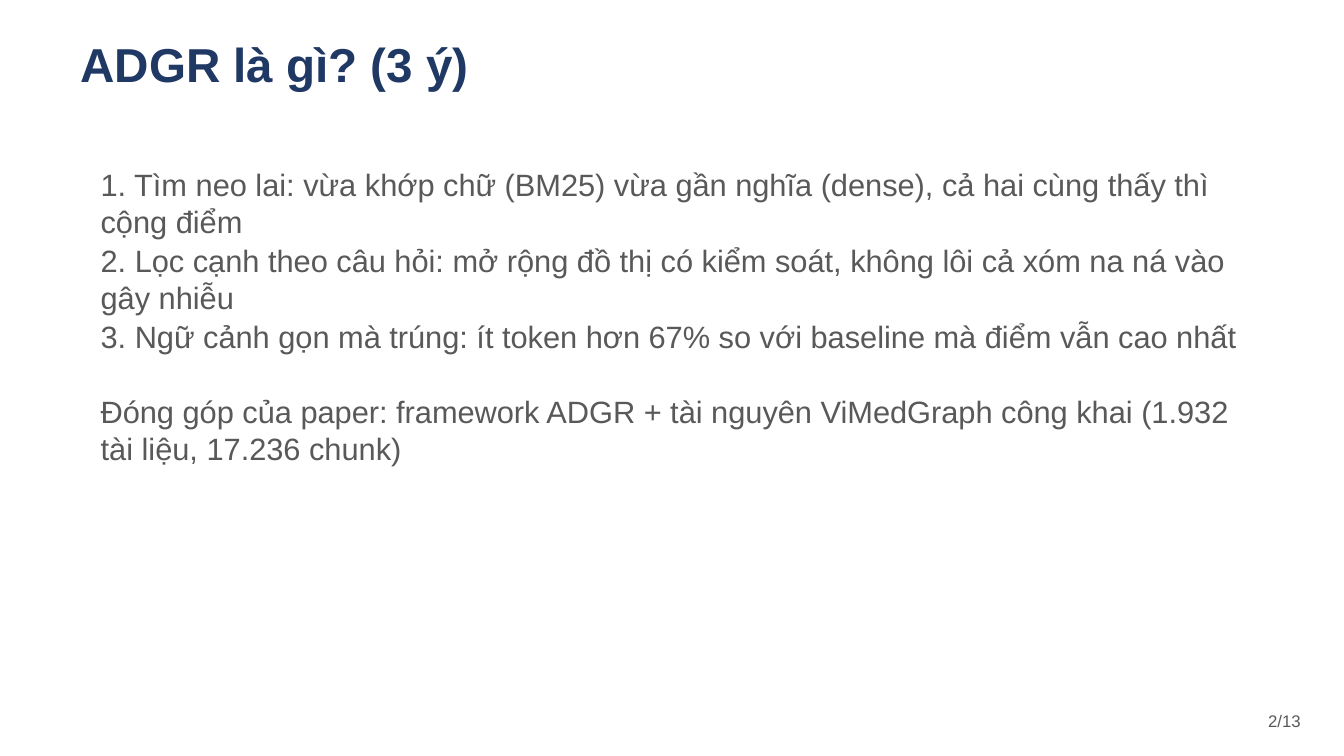
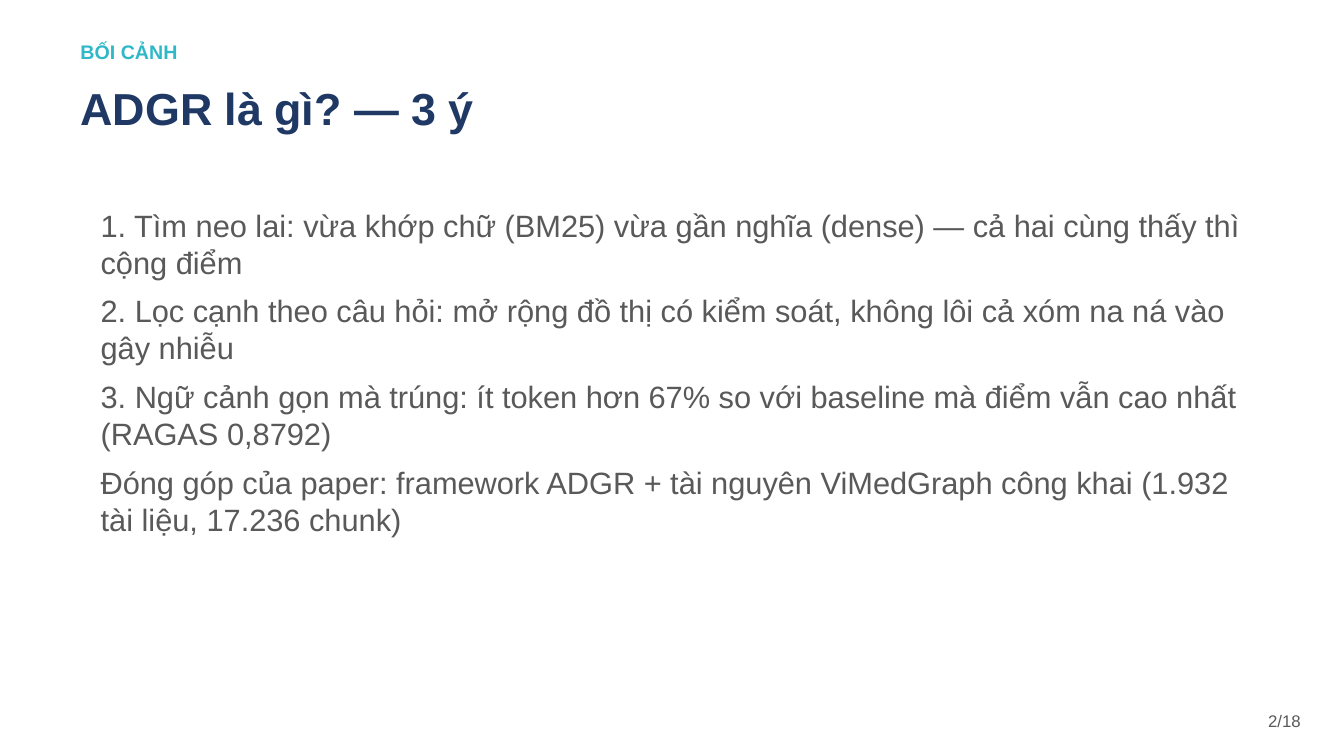
Before and after one commit to ntd25022006q/adgr-reproduction, a slide deck: slide 2 of report/slides_ADGR.pptx. Drawn at 1344x756 pixels with LibreOffice and Linux fonts; fonts in the diff are those of the drawing. Boxes give left, top, right and bottom in pixels: in the first picture for what was removed or moved away, otherwise in the second. Text is boxed around its words. In the diff, an @@ line names an element or a change of style, - is before the commit and + after.

```diff
--- a/report/slides_ADGR.pptx
+++ b/report/slides_ADGR.pptx
@@ text added at bbox=[80, 44, 178, 59], 14 pt, text #2EB8C8, bold @@
+BỐI CẢNH
@@ text at bbox=[80, 92, 474, 134]: text changed; size 34 to 32 pt @@
-ADGR là gì? (3 ý)
+ADGR là gì? — 3 ý
@@ text at bbox=[101, 213, 1239, 279]: text changed @@
-1. Tìm neo lai: vừa khớp chữ (BM25) vừa gần nghĩa (dense), cả hai cùng thấy thì cộng điểm
+1. Tìm neo lai: vừa khớp chữ (BM25) vừa gần nghĩa (dense) — cả hai cùng thấy thì cộng điểm
@@ text "2. Lọc cạnh theo câu ...": place and size @@
-text "2. Lọc cạnh theo câu ..." at bbox=[101, 248, 1225, 315]
+text "2. Lọc cạnh theo câu ..." at bbox=[101, 298, 1225, 365]
@@ text at bbox=[101, 384, 1236, 451]: text changed @@
-3. Ngữ cảnh gọn mà trúng: ít token hơn 67% so với baseline mà điểm vẫn cao nhất
+3. Ngữ cảnh gọn mà trúng: ít token hơn 67% so với baseline mà điểm vẫn cao nhất (RAGAS 0,8792)
@@ text "Đóng góp của paper: framework ...": place and size @@
-text "Đóng góp của paper: framework ..." at bbox=[101, 400, 1228, 466]
+text "Đóng góp của paper: framework ..." at bbox=[101, 471, 1228, 536]
@@ text at bbox=[1268, 715, 1301, 727]: text changed @@
-2/13
+2/18
```
Also in this commit, not shown: 9 other slides changed, 8 slides added, 3 slides removed.
